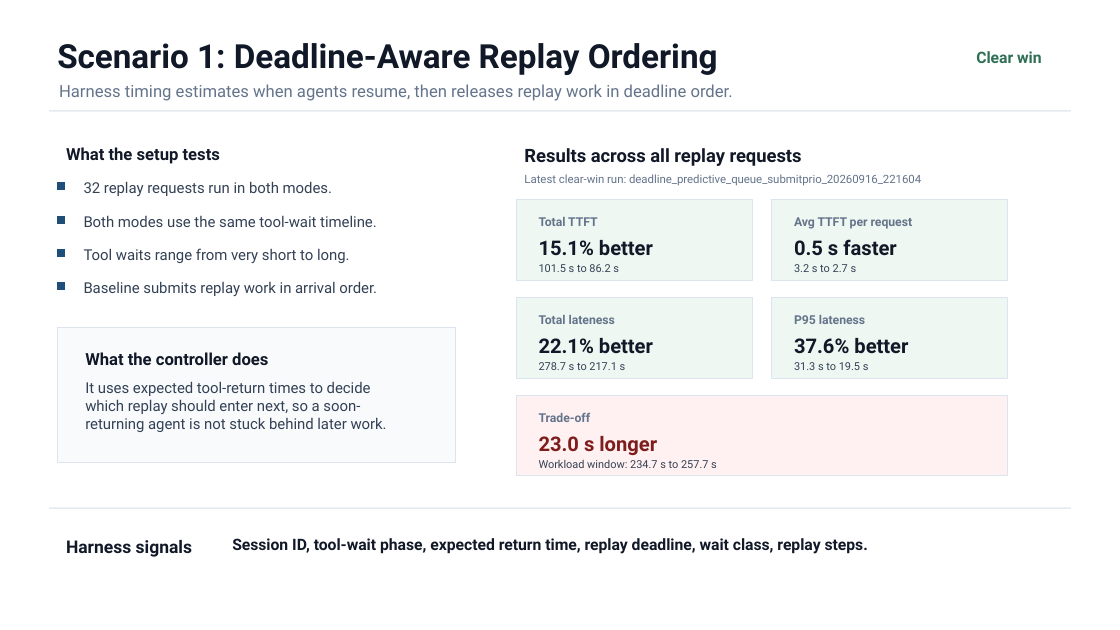
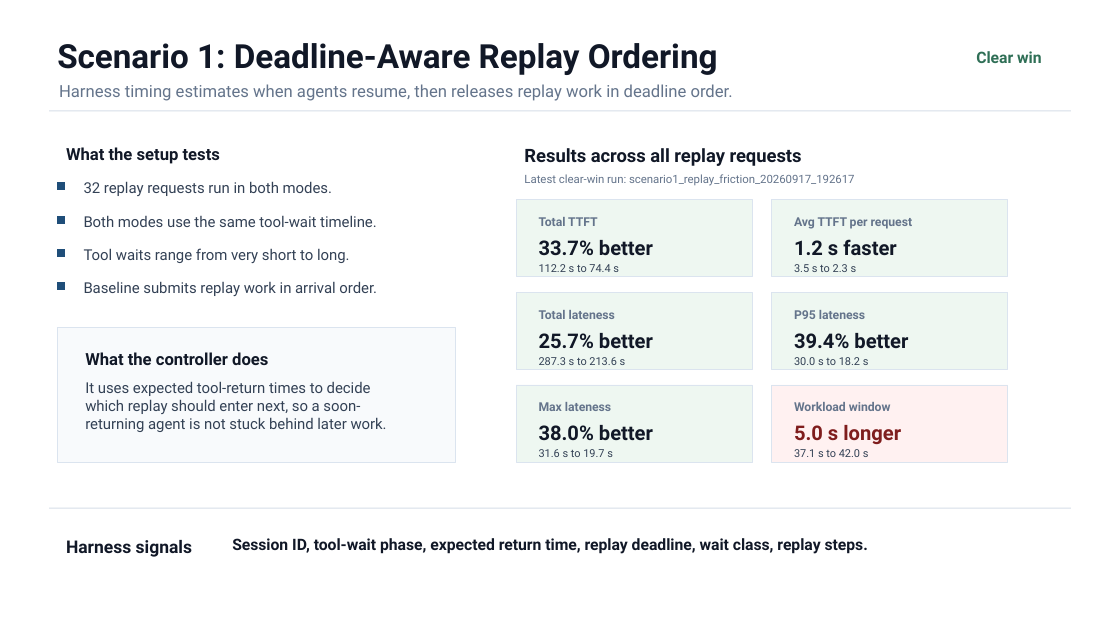
Before and after one commit to the308official-afk/agentic-hardware, a slide deck: slide 1 of presentation/harness_aware_scenario_results_master.pptx. Drawn at 1120x630 pixels with LibreOffice and Linux fonts; fonts in the diff are those of the drawing. Boxes give left, top, right and bottom in pixels: in the first picture for what was removed or moved away, otherwise in the second. Text is boxed around its words. In the diff, an @@ line names an element or a change of style, - is before the commit and + after.

Commit message:
Update scenario 1 results in master deck

```diff
--- a/presentation/harness_aware_scenario_results_master.pptx
+++ b/presentation/harness_aware_scenario_results_master.pptx
@@ text at (524,174,855,186): text changed @@
-Latest clear-win run: deadline_predictive_queue_submitprio_20260916_221604
+Latest clear-win run: scenario1_replay_friction_20260917_192617
@@ rectangle: place and size @@
-rectangle at (517,200,753,281)
+rectangle at (517,200,753,277)
@@ rectangle: place and size @@
-rectangle at (772,200,1008,281)
+rectangle at (772,200,1008,277)
@@ text at (794,239,896,256): text changed @@
-0.5 s faster
+1.2 s faster
@@ text at (539,264,619,272): text changed @@
-101.5 s to 86.2 s
+112.2 s to 74.4 s
@@ text at (539,240,653,256): text changed @@
-15.1% better
+33.7% better
@@ text at (794,264,857,272): text changed @@
-3.2 s to 2.7 s
+3.5 s to 2.3 s
@@ 2 texts, 2 rectangles: place and size @@
-2 texts, 2 rectangles at (517,297,1008,378)
+2 texts, 2 rectangles at (517,292,1008,370)
@@ text at (539,357,626,365): text changed @@
-278.7 s to 217.1 s
+287.3 s to 213.6 s
@@ text at (539,333,653,349): text changed @@
-22.1% better
+25.7% better
@@ text at (794,357,869,365): text changed @@
-31.3 s to 19.5 s
+30.0 s to 18.2 s
@@ text at (794,333,908,349): text changed @@
-37.6% better
+39.4% better
@@ rectangle: place and size @@
-rectangle at (517,396,1008,476)
+rectangle at (517,385,753,462)
@@ rectangle at (517,385,753,462): fill #FFF1F1 to #EEF7F1 @@
@@ rectangle added at (772,385,1008,462), fill #FFF1F1, outline #DBE4EF 0.75 pt @@
@@ text at (539,402,611,411): text changed @@
-Trade-off
+Max lateness
@@ text added at (794,402,891,411), 10.5 pt, text #64748B, bold @@
+Workload window
@@ text at (539,425,653,441): text changed; text colour #7F1D1D to #111827 @@
-23.0 s longer
+38.0% better
@@ text at (539,449,613,457): text changed @@
-Workload window: 234.7 s to 257.7 s
+31.6 s to 19.7 s
@@ text added at (794,425,901,444), 17.2 pt, text #7F1D1D, bold @@
+5.0 s longer
@@ text added at (794,449,869,457), 9.4 pt, text #334155 @@
+37.1 s to 42.0 s
```
